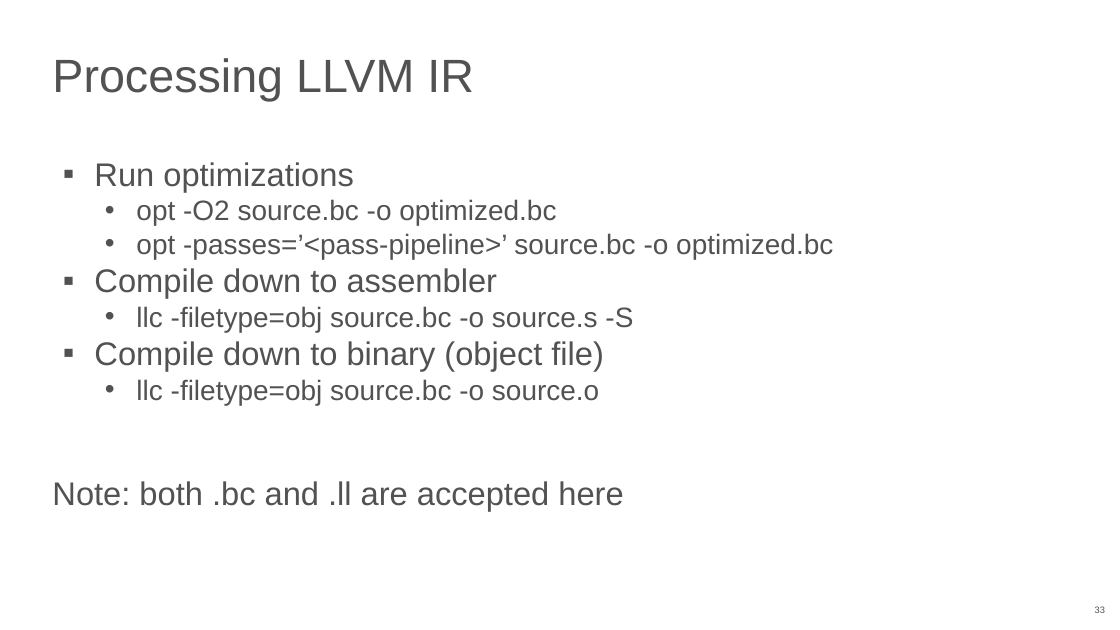
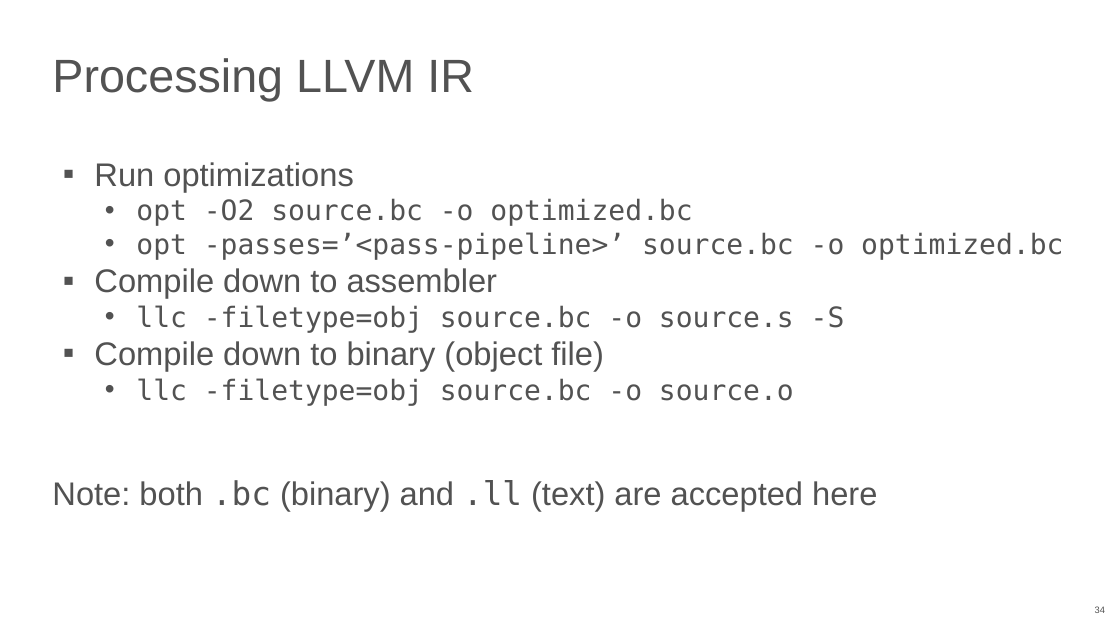
Before and after one commit to NN-complr-tech/Complr-course-lectures, a slide deck: slide 34 of 04-LLVM-IR.pptx (slide 33 before the commit). Drawn at 1120x630 pixels with LibreOffice and Linux fonts; fonts in the diff are those of the drawing. Boxes give left, top, right and bottom in pixels: in the first picture for what was removed or moved away, otherwise in the second. Text is boxed around its words. In the diff, an @@ line names an element or a change of style, - is before the commit and + after.

Commit message:
Add 04-LLVM-IR slides (2025)

```diff
--- a/04-LLVM-IR.pptx
+++ b/04-LLVM-IR.pptx
@@ text at [136,198,1063,406]: font Arial to DejaVu Sans Mono in "opt -O2 source.bc -o optimized.bc", "opt -passes=’<pass-pipeline>’ source.bc -o optimized.bc", "llc -filetype=obj source.bc -o source.s -S", "llc -filetype=obj source.bc -o source.o" @@
@@ text at [52,480,877,511]: text changed @@
-Note: both .bc and .ll are accepted here
+Note: both .bc (binary) and .ll (text) are accepted here
@@ page number at [1095,606,1105,613]: text changed @@
-33
+34
```
Also in this commit, not shown: 18 other slides changed, 3 slides added, 1 slide removed.
